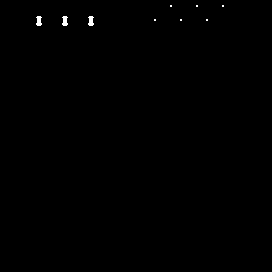
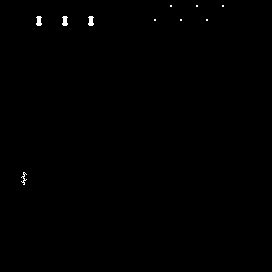
Two versions of the same layered image (272×272). Layer-by-layer changes:
painted on "Layer 1 copy 2" over [21, 172, 27, 185]
